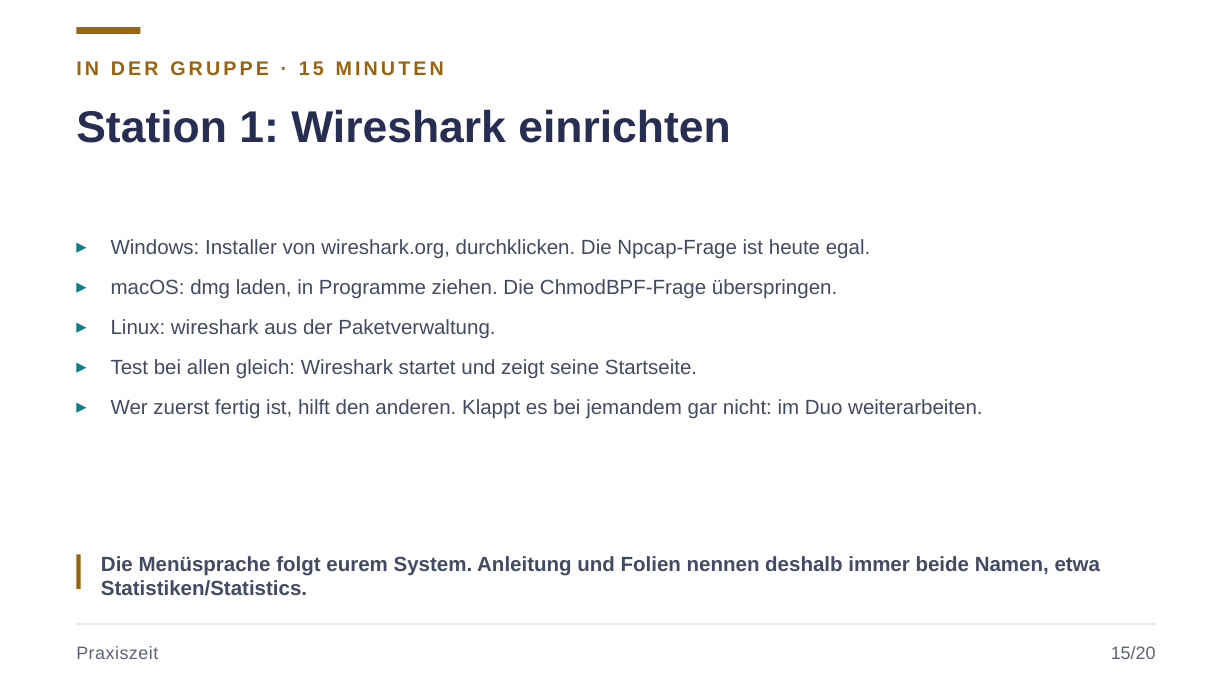
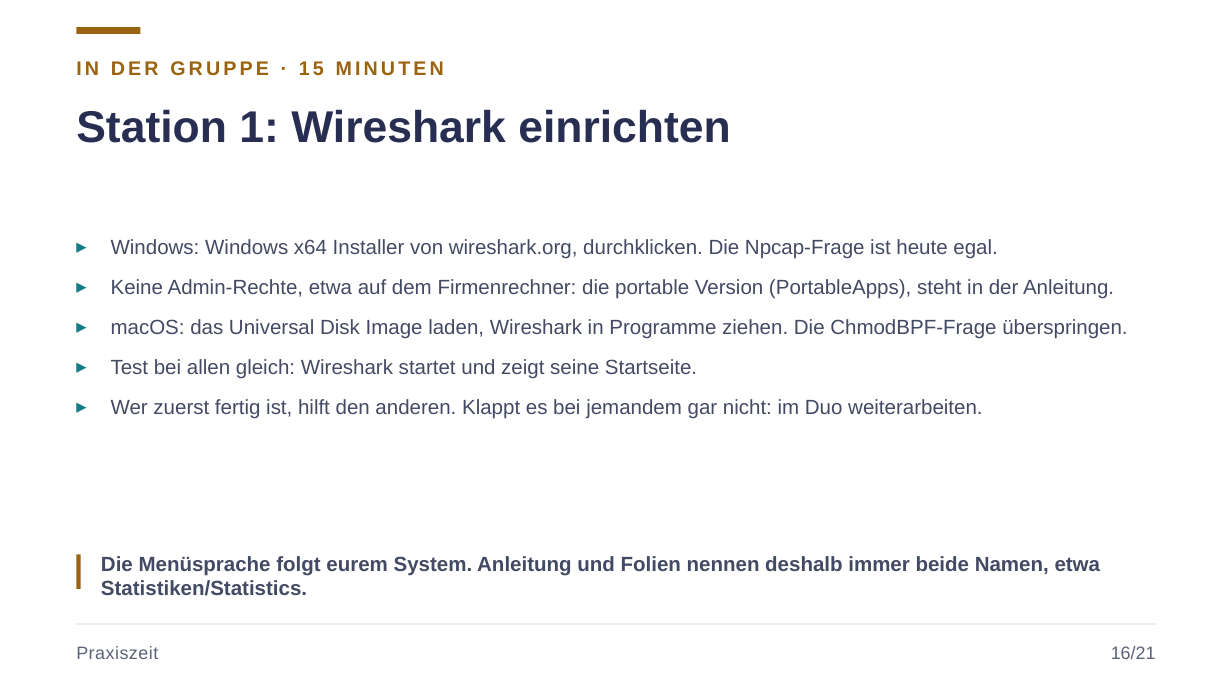
Before and after one commit to JacobMenge/kurs-unterlagen, a slide deck: slide 20 of folien/09-industrie-iot.pptx (slide 19 before the commit). Drawn at 1232x693 pixels with LibreOffice and Linux fonts; fonts in the diff are those of the drawing. Boxes give left, top, right and bottom in pixels: in the first picture for what was removed or moved away, otherwise in the second. Text is boxed around its words. In the diff, an @@ line names an element or a change of style, - is before the commit and + after.

```diff
--- a/folien/09-industrie-iot.pptx
+++ b/folien/09-industrie-iot.pptx
@@ text at [111,239,1127,339]: text changed @@
-▸ Windows: Installer von wireshark.org, durchklicken. Die Npcap-Frage ist heute egal.
-▸ macOS: dmg laden, in Programme ziehen. Die ChmodBPF-Frage überspringen.
-▸ Linux: wireshark aus der Paketverwaltung.
+▸ Windows: Windows x64 Installer von wireshark.org, durchklicken. Die Npcap-Frage ist heute egal.
+▸ Keine Admin-Rechte, etwa auf dem Firmenrechner: die portable Version (PortableApps), steht in der Anleitung.
+▸ macOS: das Universal Disk Image laden, Wireshark in Programme ziehen. Die ChmodBPF-Frage überspringen.
@@ text at [1111,646,1156,659]: text changed @@
-15/20
+16/21
```
Also in this commit, not shown: 19 other slides changed, 1 slide added, 5 other files.
